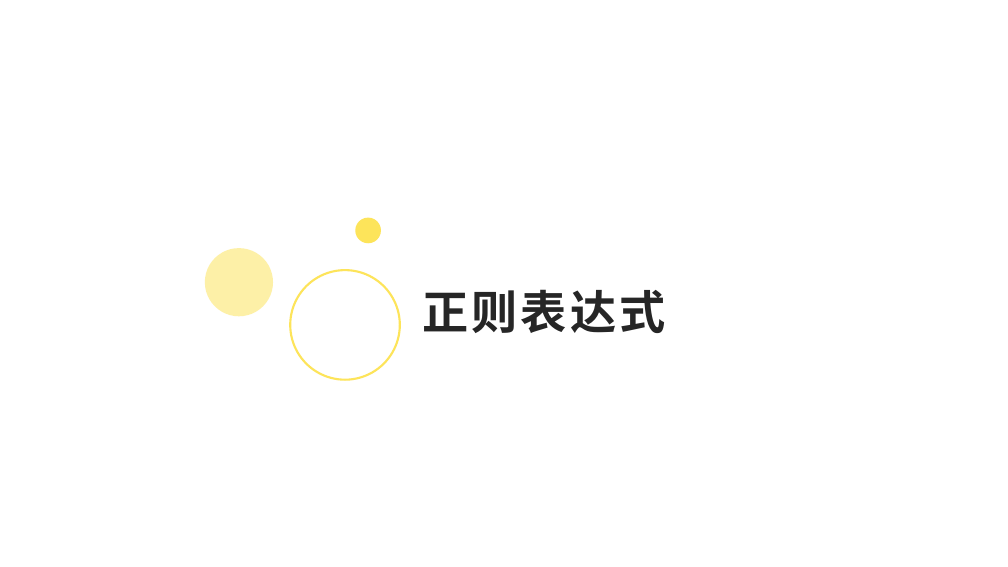
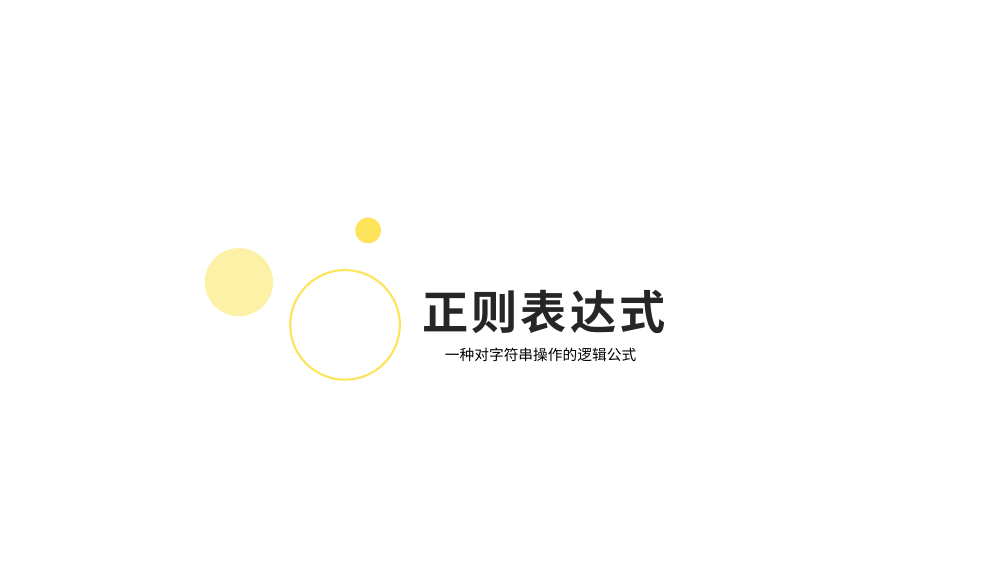
Before and after one commit to 382615666/note, a slide deck: slide 1 of 科普.pptx. Drawn at 1008x567 pixels with LibreOffice and Linux fonts; fonts in the diff are those of the drawing. Boxes give left, top, right and bottom in pixels: in the first picture for what was removed or moved away, otherwise in the second. Text is boxed around its words. In the diff, an @@ line names an element or a change of style, - is before the commit and + after.

```diff
--- a/科普.pptx
+++ b/科普.pptx
@@ text added at [445,347,636,362], 14 pt, text #000000 @@
+一种对字符串操作的逻辑公式
```
Also in this commit, not shown: 11 other slides changed, 26 slides added, 6 slides removed, 2 other files.
